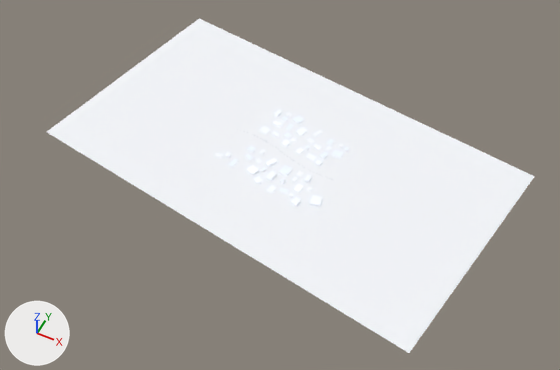
Renders of the glTF model neubau/seite/assets/uebergang-eroeffnung-modernisierung-hochkant.glb from each side of a commit.
The view is the same before and after, from a 50 mm camera at (96.7, -148.4, 162.3) aimed at (29.3, -13.6, -6.1). Lighting does not change. The marker at lower left points along +X, +Y and +Z. The picture after the commit comes second. Both versions are drawn at frame 53 of the action 'Kamera_Handy'; the numbers are the values there. Vertices at exactly the same position are counted once.

In view in the first picture: 'Fuell_07', 'Fuell_17', 'Fuell_18', 'Fuell_28', 'Fuell_37', 'Fuell_41', 'Uebergang_Bogen' and 15 more.
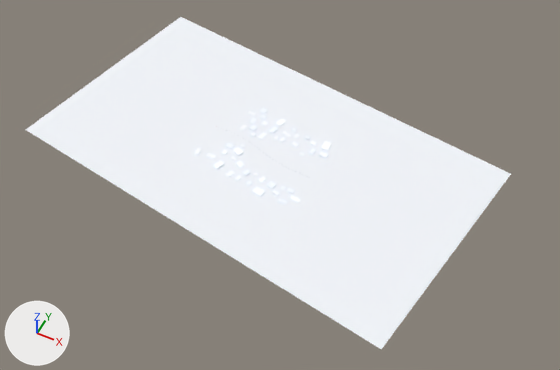
Pixel boxes (x1, y1, x2, y2) of what changed, in the pictures (560 x 370 px; the box of a moved part takes in the faces that stretch with it):
'Uebergang_Bogen', moved
    before: (47, 19, 535, 353)
    after: (26, 17, 511, 349)
'Fuell_18', moved, turned
    before: (273, 121, 282, 127)
    after: (319, 152, 328, 159)
'Fuell_17', moved, turned
    before: (272, 131, 279, 137)
    after: (233, 148, 243, 156)
'Fuell_41', mesh rescaled, moved, turned (not visible afterwards)
    before: (259, 126, 271, 134)
'Fuell_07', moved, turned
    before: (279, 188, 288, 194)
    after: (282, 131, 291, 137)
'Fuell_37', moved, turned
    before: (307, 138, 315, 143)
    after: (299, 152, 304, 156)
part 1 of me_fuell_28, moved or reshaped
    before: (315, 160, 322, 166)
    after: (206, 153, 216, 159)

Diff of the bpy script that builds the scene:
```diff
--- a/neubau/seite/assets/uebergang-eroeffnung-modernisierung-hochkant.glb.py
+++ b/neubau/seite/assets/uebergang-eroeffnung-modernisierung-hochkant.glb.py
@@ me_fuell_28 @@
 # used by ob_fuell_28; location = (37.3, -6.1, 0.0); rotation_euler = (0.0, 0.0, -1.802), in degrees (0, 0, -103)
-me_fuell_28.from_pydata(...)  # 8 vertices, 12 faces; spans x -0.736..0.736, y 0.0..1.43, z 0.0..0.678
-me_fuell_28.vertices[0].co = (-0.736, 0.0, 0.678)  # pixel (318, 159)
-me_fuell_28.vertices[1].co = (-0.736, 1.43, 0.678)  # pixel (322, 162)
-me_fuell_28.vertices[2].co = (0.736, 0.0, 0.678)  # pixel (315, 162)
-me_fuell_28.vertices[3].co = (0.736, 1.43, 0.678)  # pixel (318, 164)
-me_fuell_28.vertices[4].co = (-0.736, 0.0, 0.0)
-me_fuell_28.vertices[5].co = (-0.736, 1.43, 0.0)  # pixel (322, 163)
-me_fuell_28.vertices[6].co = (0.736, 0.0, 0.0)  # pixel (314, 164)
-me_fuell_28.vertices[7].co = (0.736, 1.43, 0.0)  # pixel (318, 166)
+me_fuell_28.from_pydata(...)  # 8 vertices, 12 faces; spans x -0.612..0.612, y 0.0..2.557, z 0.0..0.261
+# me_fuell_28 part 1
+me_fuell_28.vertices[0].co = (-0.612, 0.0, 0.261)  # pixel (208, 152)
+me_fuell_28.vertices[1].co = (-0.612, 2.557, 0.261)  # pixel (215, 155)
+me_fuell_28.vertices[2].co = (0.612, 0.0, 0.261)  # pixel (206, 155)
+me_fuell_28.vertices[3].co = (0.612, 2.557, 0.261)  # pixel (213, 158)
+me_fuell_28.vertices[4].co = (-0.612, 0.0, 0.0)  # pixel (208, 153)
+me_fuell_28.vertices[5].co = (-0.612, 2.557, 0.0)  # pixel (216, 156)
+me_fuell_28.vertices[6].co = (0.612, 0.0, 0.0)  # pixel (206, 156)
+me_fuell_28.vertices[7].co = (0.612, 2.557, 0.0)  # pixel (213, 159)
 me_fuell_28.materials.append(mat_fuell2)
@@ me_fuell_41 @@
 # used by ob_fuell_41; location = (16.7, -0.6, 0.0); rotation_euler = (0.0, 0.0, -1.815), in degrees (0, 0, -104)
-me_fuell_41.from_pydata(...)  # 8 vertices, 12 faces; spans x -1.15..1.15, y 0.0..2.59, z 0.0..0.22
+me_fuell_41.from_pydata(...)  # 8 vertices, 12 faces; spans x -0.44..0.44, y 0.0..1.25, z 0.0..0.17
+# me_fuell_41 part 2: the whole mesh is scaled about the mesh origin by (0.382, 0.482, 0.769)
 me_fuell_41.materials.append(mat_fuell2)
@@ ob_fuell_07 @@
 ob_fuell_07 = bpy.data.objects.new('Fuell_07', me_fuell_07)
-ob_fuell_07.location = (32.6, -20.0, 0.0)
-ob_fuell_07.rotation_euler = (0.0, 0.0, -1.583)  # degrees (0, 0, -91)
+ob_fuell_07.location = (23.2, 0.7, 0.0)
+ob_fuell_07.rotation_euler = (0.0, 0.0, -1.811)  # degrees (0, 0, -104)
@@ ob_fuell_17 @@
 ob_fuell_17 = bpy.data.objects.new('Fuell_17', me_fuell_17)
-ob_fuell_17.location = (20.7, -0.8, 0.0)
-ob_fuell_17.rotation_euler = (0.0, 0.0, -1.931)  # degrees (0, 0, -111)
+ob_fuell_17.location = (14.2, -12.0, 0.0)
+ob_fuell_17.rotation_euler = (0.0, 0.0, -1.985)  # degrees (0, 0, -114)
@@ ob_fuell_18 @@
 ob_fuell_18 = bpy.data.objects.new('Fuell_18', me_fuell_18)
-ob_fuell_18.location = (19.0, 2.9, 0.0)
-ob_fuell_18.rotation_euler = (0.0, 0.0, -1.576)  # degrees (0, 0, -90)
+ob_fuell_18.location = (36.9, -2.6, 0.0)
+ob_fuell_18.rotation_euler = (0.0, 0.0, -1.664)  # degrees (0, 0, -95)
@@ ob_fuell_37 @@
 ob_fuell_37 = bpy.data.objects.new('Fuell_37', me_fuell_37)
-ob_fuell_37.location = (31.1, 1.4, 0.0)
-ob_fuell_37.rotation_euler = (0.0, 0.0, -1.856)  # degrees (0, 0, -106)
+ob_fuell_37.location = (31.5, -5.0, 0.0)
+ob_fuell_37.rotation_euler = (0.0, 0.0, -1.589)  # degrees (0, 0, -91)
@@ ob_fuell_41 @@
 ob_fuell_41 = bpy.data.objects.new('Fuell_41', me_fuell_41)
-ob_fuell_41.location = (16.7, -0.6, 0.0)
-ob_fuell_41.rotation_euler = (0.0, 0.0, -1.815)  # degrees (0, 0, -104)
+ob_fuell_41.location = (23.3, -17.9, 0.0)
+ob_fuell_41.rotation_euler = (0.0, 0.0, -1.863)  # degrees (0, 0, -107)
@@ ob_uebergang_bogen @@
 ob_uebergang_bogen = bpy.data.objects.new('Uebergang_Bogen', me_uebergang_bogen)
-ob_uebergang_bogen.location = (-34.0, 3.8, 0.0)
+ob_uebergang_bogen.location = (-40.2, 1.8, 0.0)
 ob_uebergang_bogen.rotation_euler = (0.0, 0.0, -1.745)  # degrees (0, 0, -100)
```
